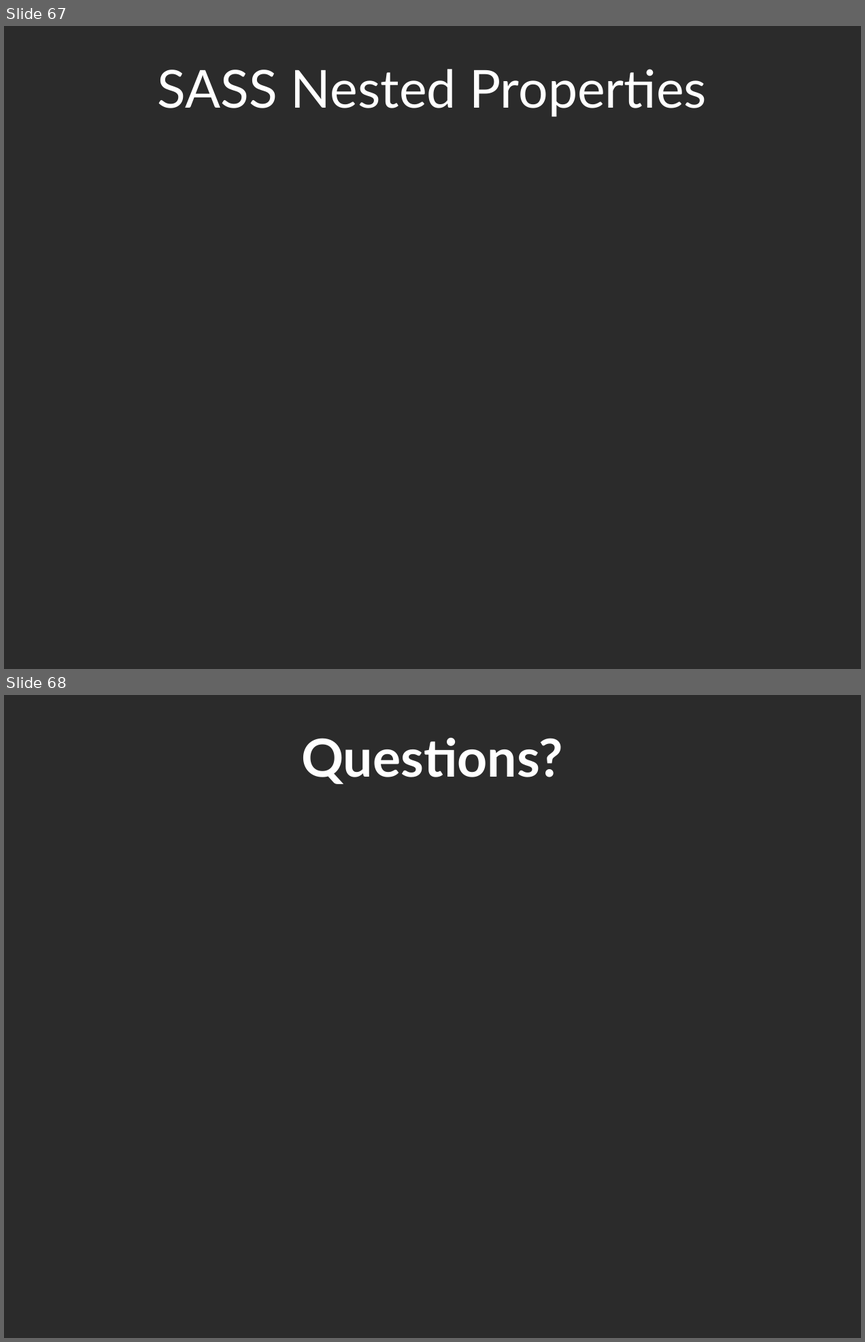
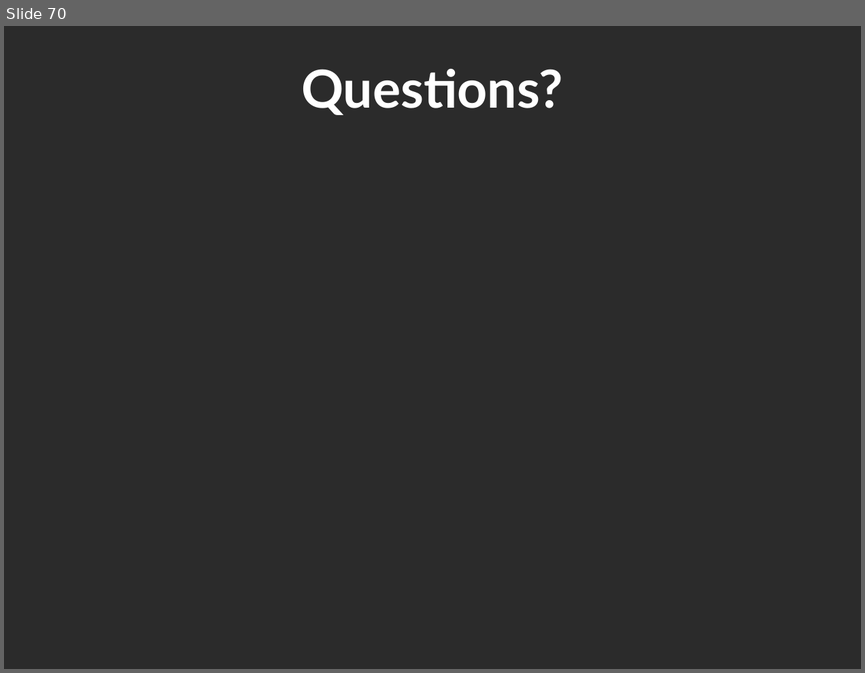
Before and after one commit to jacobladams/presentations, a slide deck: less-and-sass/Write LESS CSS and make it SASSier.pptx. Shown one above the other, each under a label of ours: slides 67 and 68 before the commit, slide 70 after it. The pictures are 865x1342 and 865x673 pixels, drawn with LibreOffice and Linux fonts; fonts in the diff are those of the drawing; background and template pictures are left out; a plain dark background stands for a picture behind light text. Boxes give left, top, right and bottom in pixels: in the first picture for what was removed or moved away, otherwise in the second. Text is boxed around its words. In the diff, an @@ line names an element or a change of style, - is before the commit and + after.

```diff
--- a/less-and-sass/Write LESS CSS and make it SASSier.pptx
+++ b/less-and-sass/Write LESS CSS and make it SASSier.pptx
@@ slide 67 removed at bbox=[4, 26, 861, 669], background picture (left out) @@
@@ title removed at bbox=[158, 69, 706, 116] @@
-SASS Nested Properties
@@ what was slide 68 is now slide 70 @@
```
Also in this commit, not shown: 5 slides changed, 4 slides added, 1 other slide removed.
